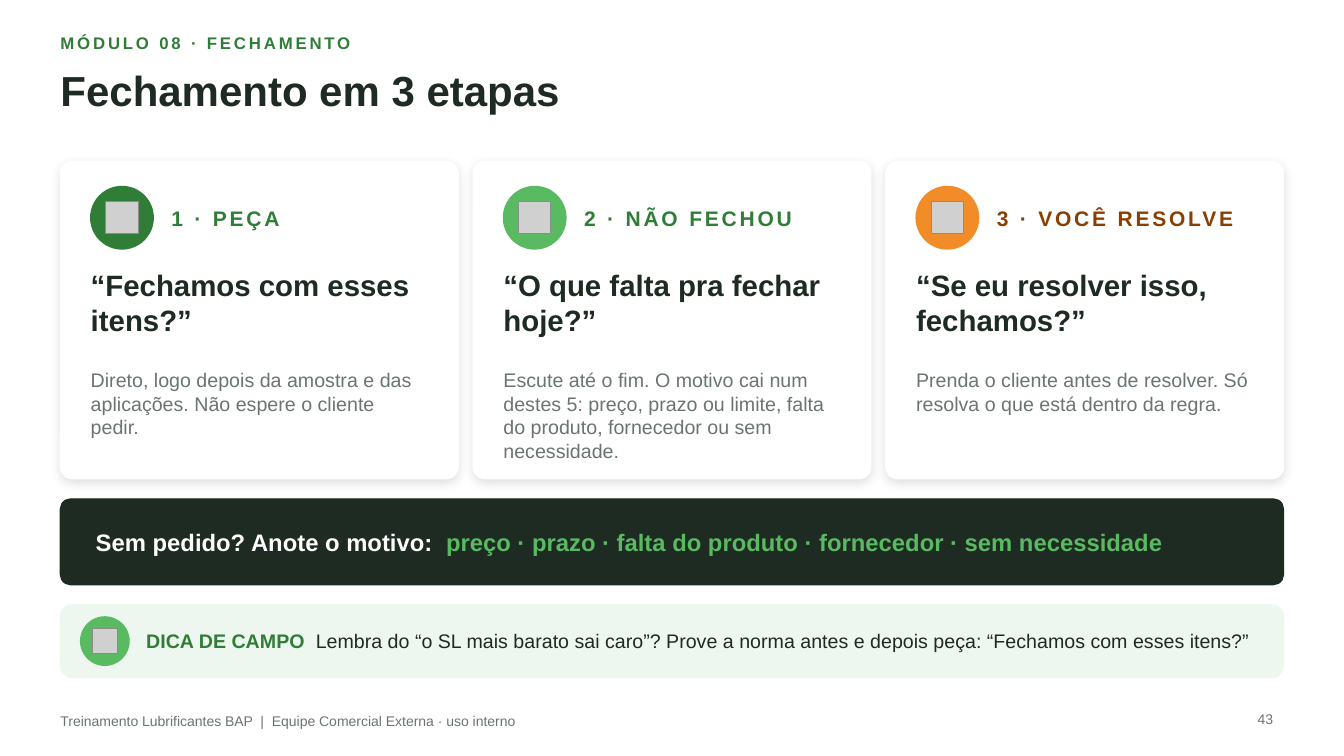
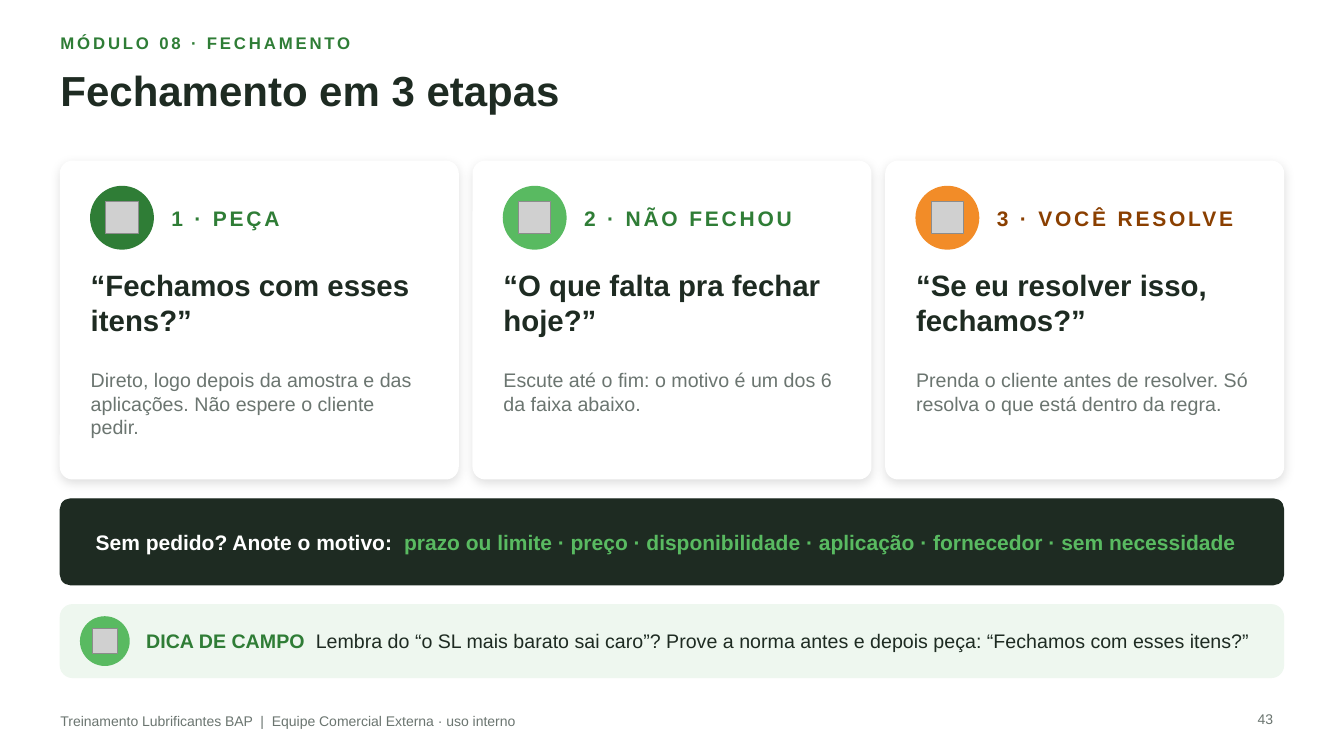
Before and after one commit to aloirr/bapajudacatalogo, a slide deck: slide 43 of catalogo_grafico/entregas/Treinamento_Lubrificantes_BAP_Vendedores.pptx. Drawn at 1344x756 pixels with LibreOffice and Linux fonts; fonts in the diff are those of the drawing; grey boxes stand for pictures; background and template pictures are left out. Boxes give left, top, right and bottom in pixels: in the first picture for what was removed or moved away, otherwise in the second. Text is boxed around its words. In the diff, an @@ line names an element or a change of style, - is before the commit and + after.

```diff
--- a/catalogo_grafico/entregas/Treinamento_Lubrificantes_BAP_Vendedores.pptx
+++ b/catalogo_grafico/entregas/Treinamento_Lubrificantes_BAP_Vendedores.pptx
@@ text at bbox=[503, 372, 832, 411]: text changed @@
-Escute até o fim. O motivo cai num destes 5: preço, prazo ou limite, falta do produto, fornecedor ou sem necessidade.
+Escute até o fim: o motivo é um dos 6 da faixa abaixo.
@@ text at bbox=[96, 534, 1235, 554]: text changed; size 17 to 15 pt @@
-Sem pedido? Anote o motivo: preço · prazo · falta do produto · fornecedor · sem necessidade
+Sem pedido? Anote o motivo: prazo ou limite · preço · disponibilidade · aplicação · fornecedor · sem necessidade
```
Also in this commit, not shown: 1 other slide changed, 20 other files.
